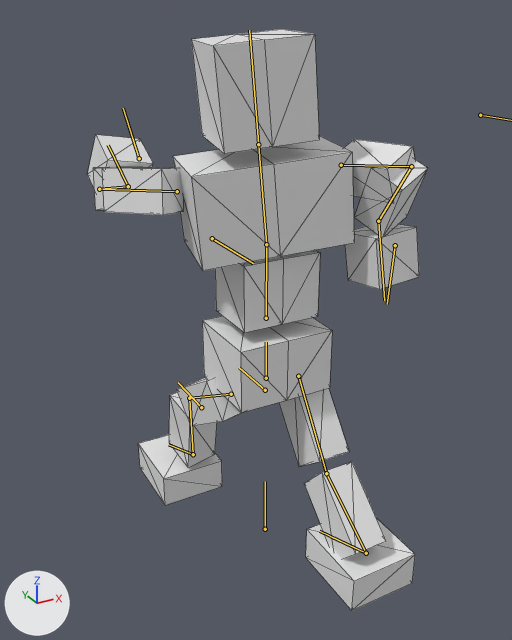
Before and after pictures for a commit that changed the glTF model BrowserGame/public/models/animateblend.glb.
Camera for both pictures: a 50 mm camera at (-7.67, -13.44, 8.16) aimed at (-0.06, 0.41, 1.24). The axes (+X, +Y, +Z) are drawn at lower left. The lights are the same throughout. Both versions are drawn at frame 24 of the action 'feet.run'; the numbers are the values there. The bones that bend it are drawn over the model as lines. Mesh edges are drawn as thin lines.

Names of what the first picture shows: '立方体'.
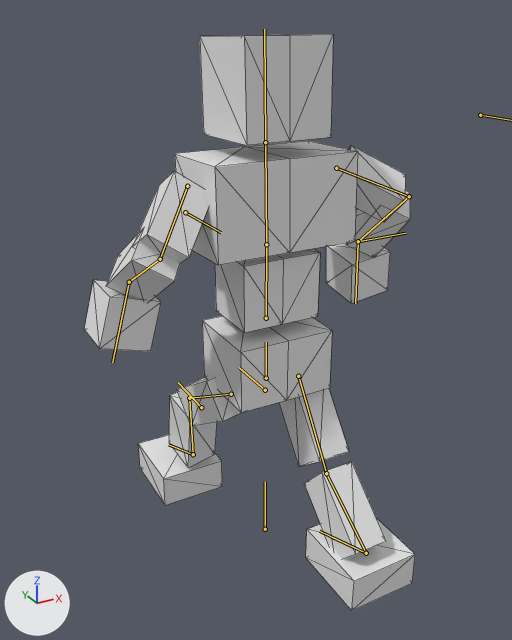
What differs and where, as boxes [x1, y1, x2, y2] in the pictures (512 x 640 px):
'立方体', posed: before [88, 29, 428, 611]; after [84, 34, 415, 611]
bone 'chest', root to tip: before (266, 244) to (258, 144); after (266, 244) to (265, 142)
bone 'upper arm.R', root to tip: before (177, 191) to (99, 189); after (187, 186) to (160, 259)
bone 'forearm.R', root to tip: before (99, 189) to (128, 186); after (160, 259) to (129, 282)
bone 'hand.R', root to tip: before (128, 186) to (108, 145); after (129, 282) to (112, 362)
bone 'upper arm.L', root to tip: before (341, 165) to (411, 166); after (336, 168) to (409, 196)
bone 'forearm.L', root to tip: before (411, 166) to (378, 221); after (409, 196) to (358, 241)
bone 'hand.L', root to tip: before (378, 221) to (384, 300); after (358, 241) to (355, 303)

The change in detail:
Bone 'chest' (bone_chest) turns from (0, -12, 5) to (-2, 0, 0) degrees about its own x, y and z.
Bone 'upper arm.R' (bone_upper_arm_r) turns from (-44, 10, -9) to (30, 19, 54) degrees about its own x, y and z.
Bone 'forearm.R' (bone_forearm_r) turns from (-65, 1, 1) to (-85, 1, 1) degrees about its own x, y and z.
Bone 'hand.R' (bone_hand_r) turns from (51, -57, -82) to (53, -23, -2) degrees about its own x, y and z.
Bone 'upper arm.L' (bone_upper_arm_l) turns from (85, -34, -70) to (24, -48, -42) degrees about its own x, y and z.
Bone 'forearm.L' (bone_forearm_l) turns from (-119, -2, -1) to (-88, -1, -1) degrees about its own x, y and z.
Bone 'hand.L' (bone_hand_l) turns from (37, 19, -7) to (50, 49, 25) degrees about its own x, y and z.
